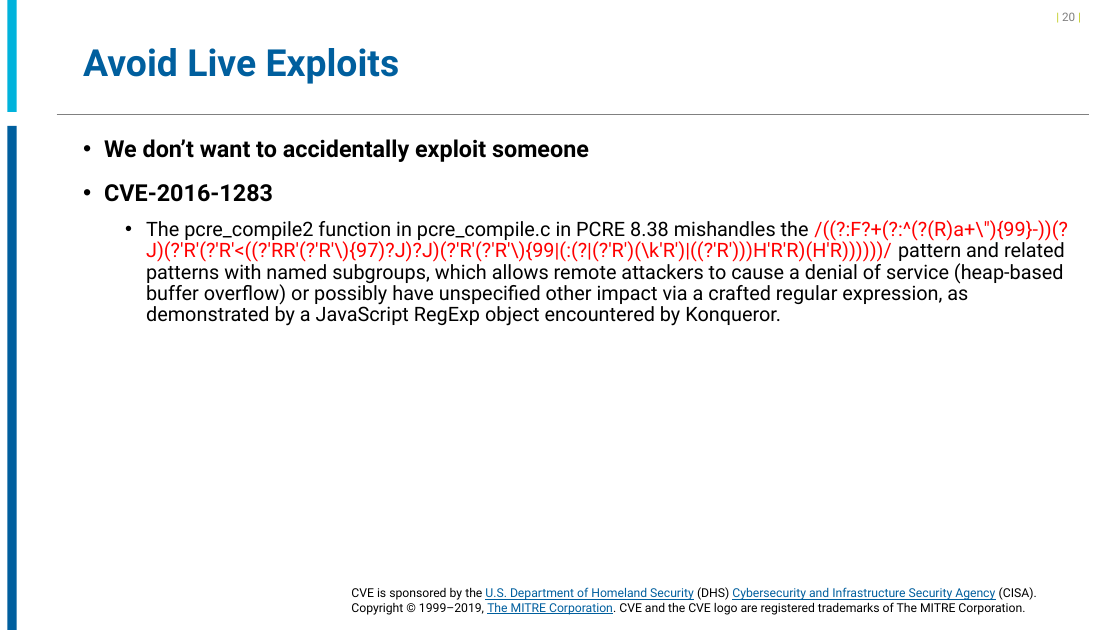
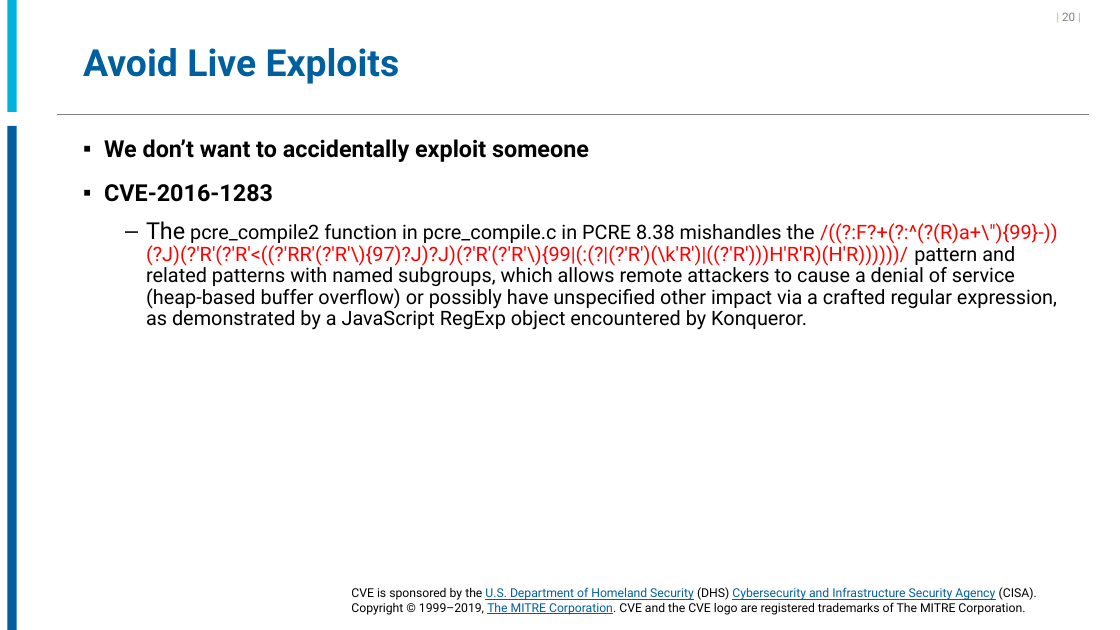
Before and after one commit to CVEProject/cveproject.github.io, a slide deck: slide 20 of docs/cna/CVE_Entry_Creation.pptx. Drawn at 1120x630 pixels with LibreOffice and Linux fonts; fonts in the diff are those of the drawing; background and template pictures are left out. Boxes give left, top, right and bottom in pixels: in the first picture for what was removed or moved away, otherwise in the second. Text is boxed around its words. In the diff, an @@ line names an element or a change of style, - is before the commit and + after.

```diff
--- a/docs/cna/CVE_Entry_Creation.pptx
+++ b/docs/cna/CVE_Entry_Creation.pptx
@@ text "We don’t want to accidentally ..." at box(104, 139, 1057, 330): size 17 to 20 pt in "The"; bullet • to ▪; bullet • to – @@
```
Also in this commit, not shown: 18 other slides changed.
